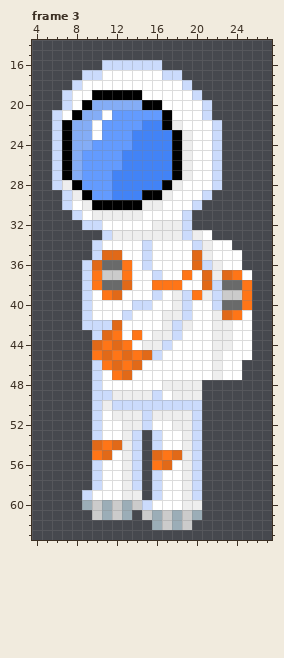
Edited in one commit: pixel-art file (assets/sprites/jumping_1.aseprite). The picture above was drawn from the file before the commit.
32x64 pixels, 3 frames. Shown: frame 3: x 4..27, y 14..63. The commit also changed other frames, which this record leaves out.
The result:
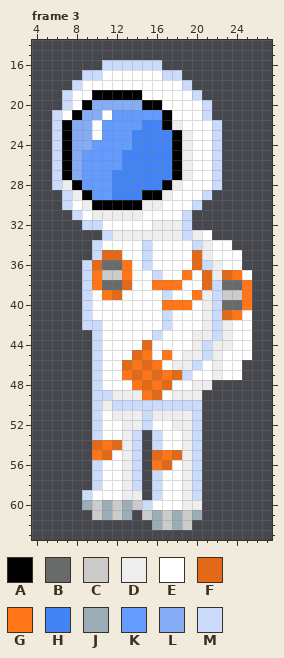
Palette (. is transparent): A #000000  B #696a6a  C #cbcbcb  D #eeeeee  E #ffffff  F #e16918  G #ff7517  H #4283f6  J #9badb7  K #639bff  L #84adf6  M #cbdbfc
The commit says: update jump animate
Edits made:
Frame 3:
y 39: x 16..19 MEDM -> EMEE
y 40: x 14..15 MM -> EE; x 17..19 EDM -> GGG; x 21 E -> D
y 41: x 13 M -> E; x 17..19 DDM -> MEE; x 21..22 ED -> DM
y 42: x 11..12 MF -> EE; x 17..19 DMD -> MEE; x 21..22 ED -> DM
y 43: x 11..12 FG -> EE; x 14 G -> E; x 16..18 DDM -> MEE; x 20..22 EED -> DDM
y 44: x 10..13 FGFG -> MEEE; x 15..17 DDM -> FEE; x 20..21 EE -> DM
y 45: x 10..17 GFGFGFME -> MEEEFGEG; x 19..21 EEE -> DDM
y 46: x 11..16 GFGFEE -> EEFGFG; x 18..20 EEE -> DDM
y 47: x 12..19 GFEEEEEE -> EGFGFGFM
y 48: x 14..19 EEEDDD -> GFGFEE; x 21 . -> D
y 49: x 15..16 DM -> GF
Where, in picture pixels (left, top, right, bottom), the same in both pictures:
changed: (92, 290, 222, 400)
